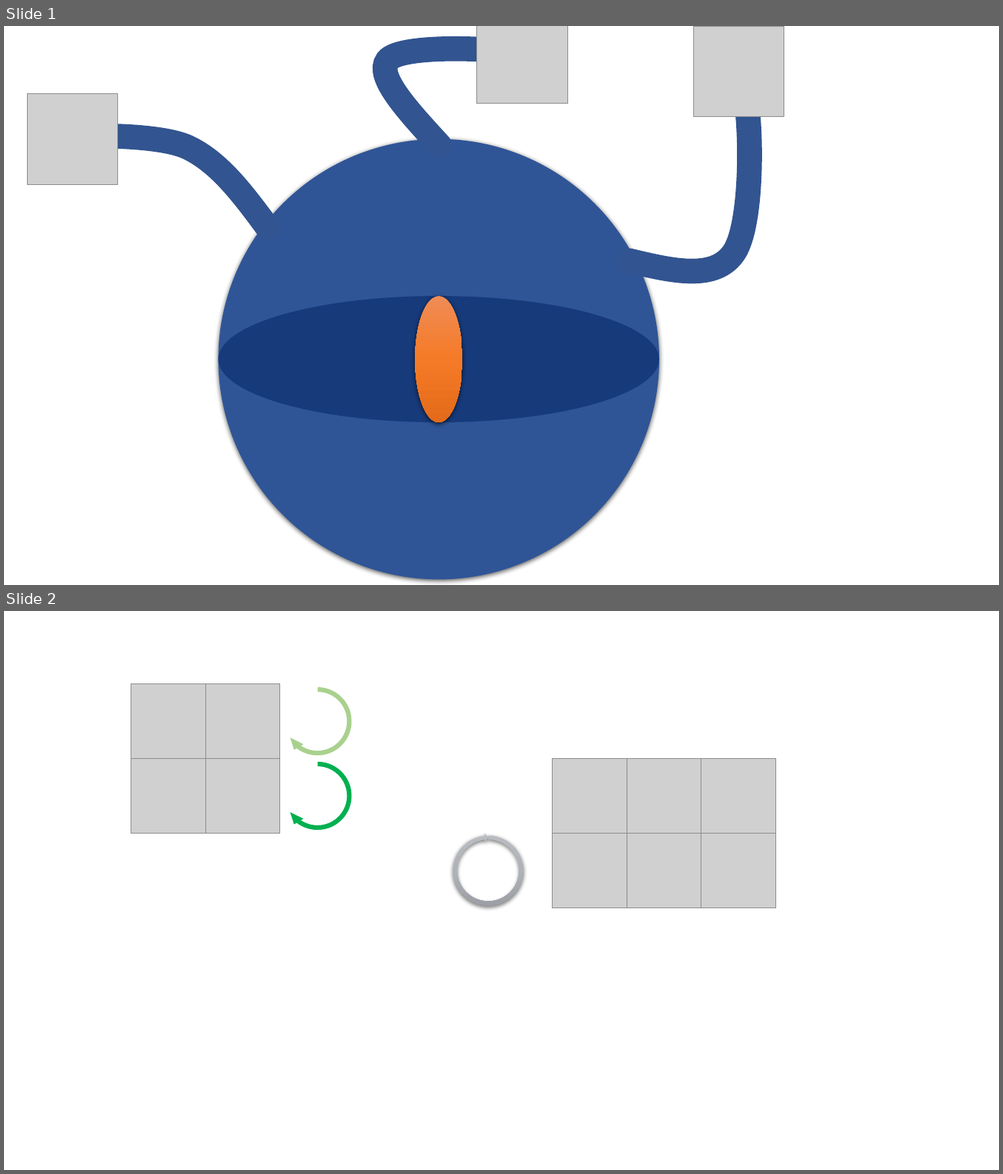
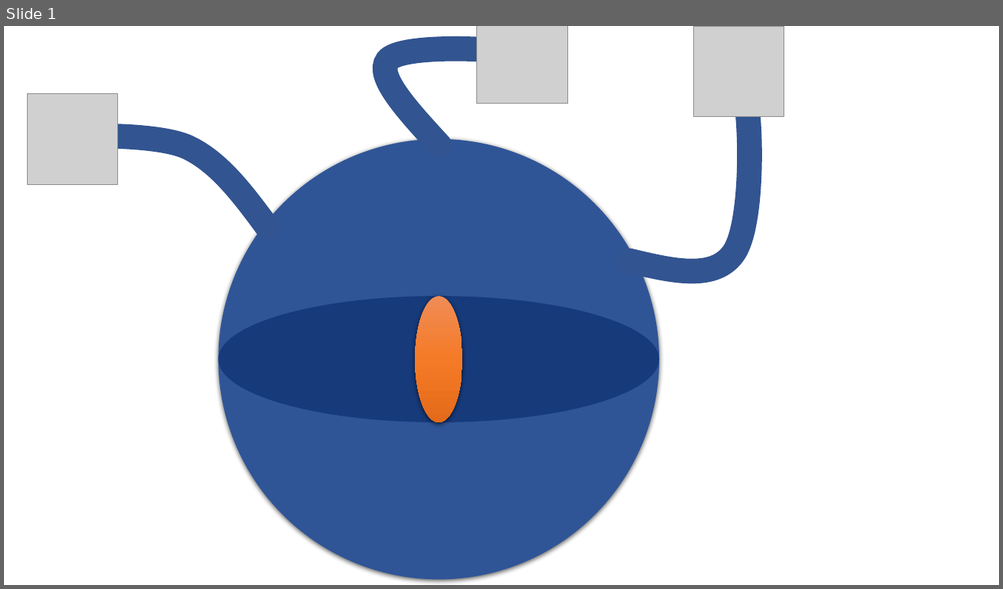
Before and after one commit to Isitea/Comic-Grabber, a slide deck: dev-only/images.pptx. Shown one above the other, each under a label of ours: slides 1 and 2 before the commit, slide 1 after it. The pictures are 1003x1174 and 1003x589 pixels, drawn with LibreOffice and Linux fonts; fonts in the diff are those of the drawing; grey boxes stand for pictures. Boxes give left, top, right and bottom in pixels: in the first picture for what was removed or moved away, otherwise in the second. Text is boxed around its words. In the diff, an @@ line names an element or a change of style, - is before the commit and + after.

```diff
--- a/dev-only/images.pptx
+++ b/dev-only/images.pptx
@@ slide 2 removed at box(4, 611, 999, 1170), background #FFFFFF @@
@@ picture removed at box(131, 684, 205, 759) @@
@@ picture removed at box(205, 684, 280, 759) @@
@@ circular arrow removed at box(280, 684, 355, 759) @@
@@ picture removed at box(131, 759, 205, 833) @@
@@ picture removed at box(205, 759, 280, 833) @@
@@ circular arrow removed at box(280, 759, 355, 833) @@
@@ picture removed at box(552, 759, 626, 833) @@
@@ picture removed at box(626, 759, 701, 833) @@
@@ picture removed at box(701, 759, 776, 833) @@
@@ circular arrow removed at box(451, 833, 526, 908) @@
@@ picture removed at box(552, 833, 626, 908) @@
@@ picture removed at box(626, 833, 701, 908) @@
@@ picture removed at box(701, 833, 776, 908) @@
```
Also in this commit, not shown: 1 slide added, 21 other files.
